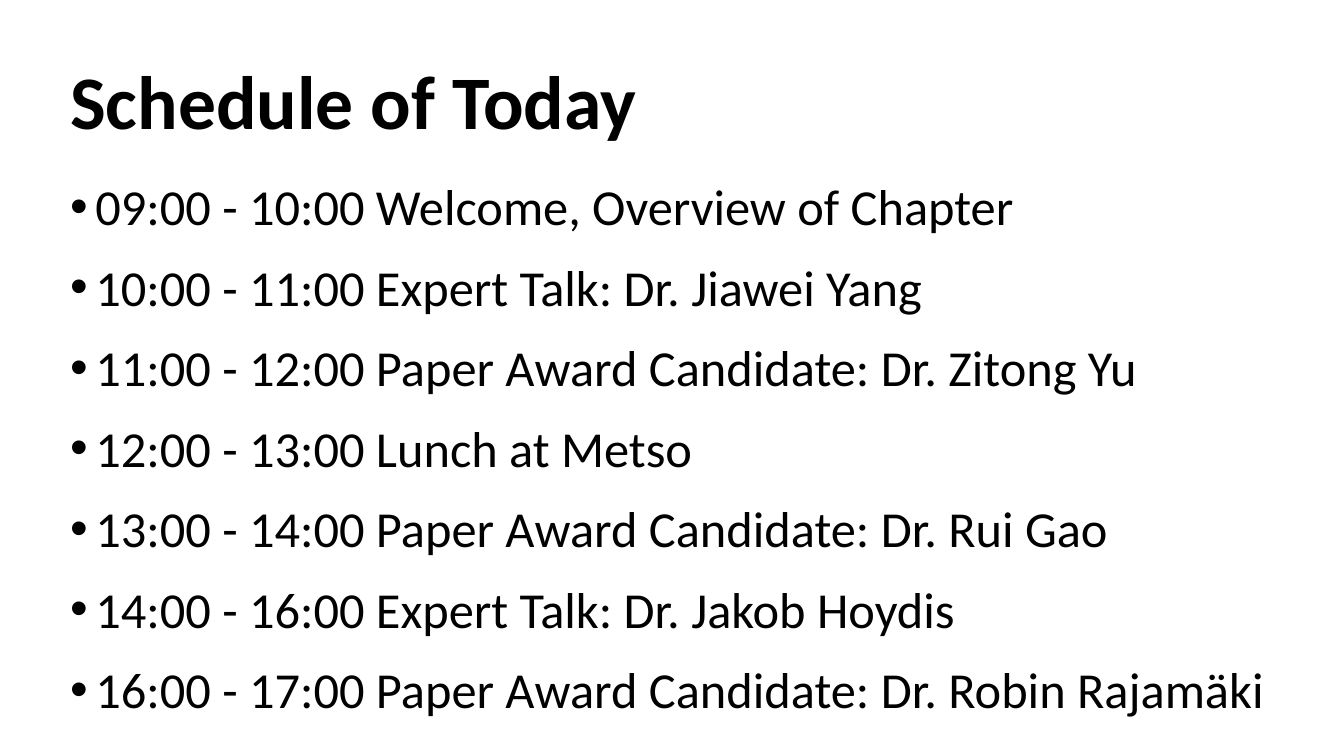
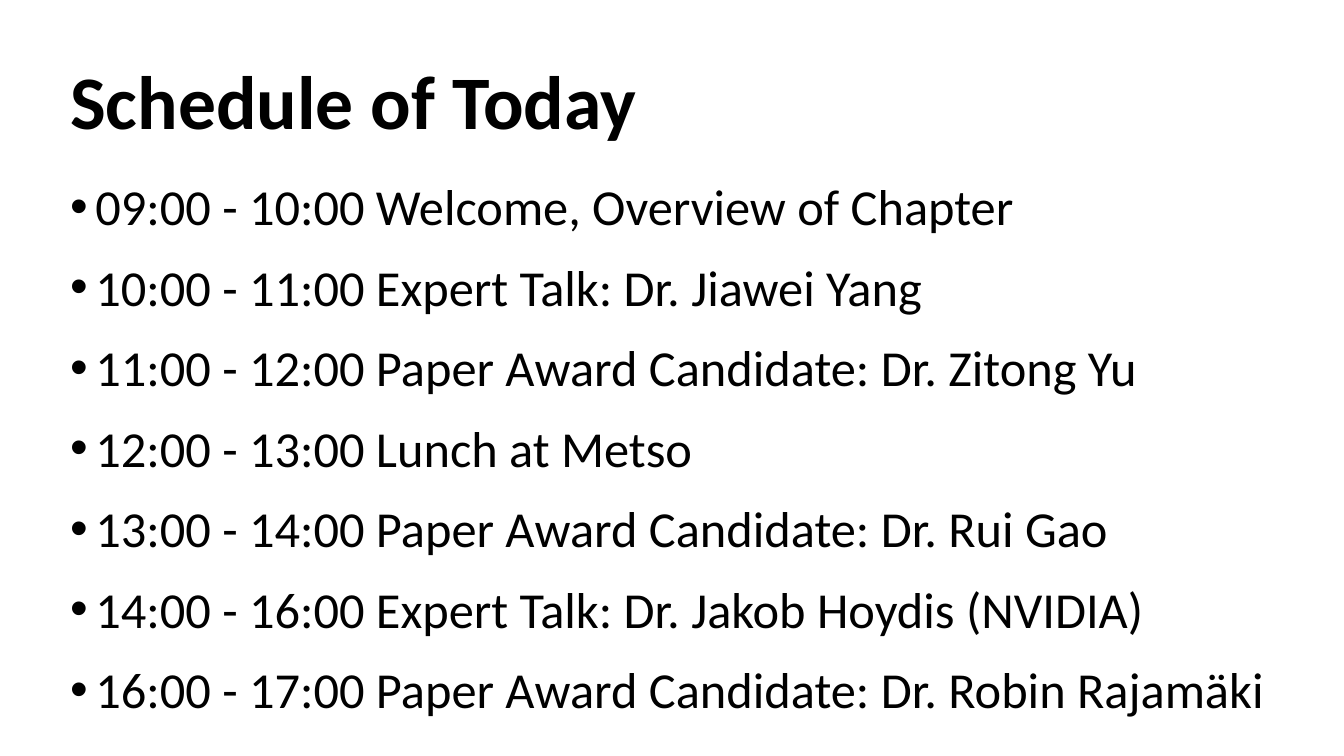
Before and after one commit to ieeespcasfinland/ieeespcasfinland.github.io, a slide deck: slide 2 of Slides05Oct_Ju.pptx. Drawn at 1344x756 pixels with LibreOffice and Linux fonts; fonts in the diff are those of the drawing. Boxes give left, top, right and bottom in pixels: in the first picture for what was removed or moved away, otherwise in the second. Text is boxed around its words. In the diff, an @@ line names an element or a change of style, - is before the commit and + after.

```diff
--- a/Slides05Oct_Ju.pptx
+++ b/Slides05Oct_Ju.pptx
@@ text at <box>95,591,1143,636</box>: text changed @@
-• 14:00 - 16:00 Expert Talk: Dr. Jakob Hoydis
+• 14:00 - 16:00 Expert Talk: Dr. Jakob Hoydis (NVIDIA)
```
Also in this commit, not shown: 6 other slides changed, 6 slides added, 2 other files.
